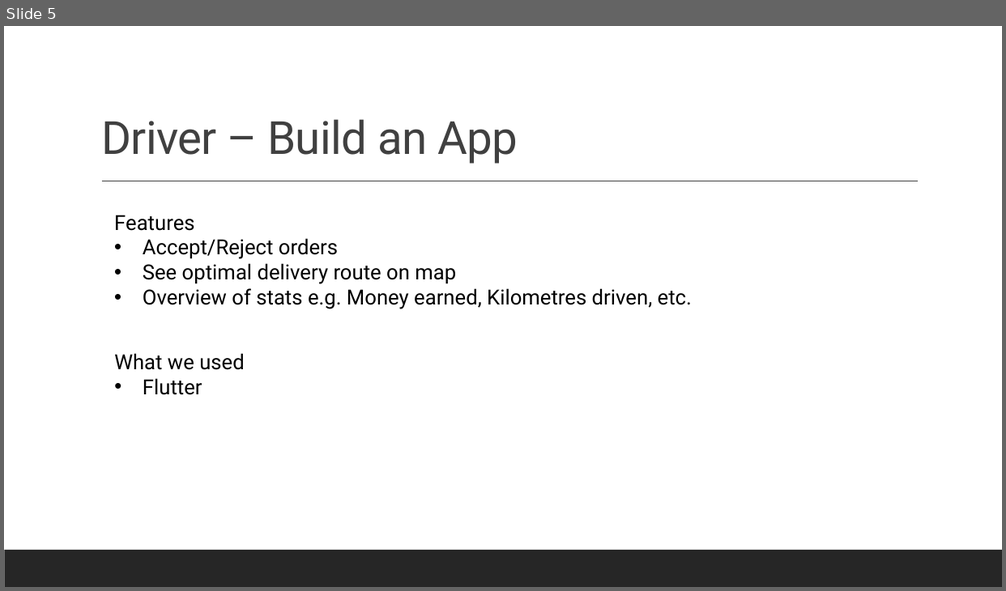
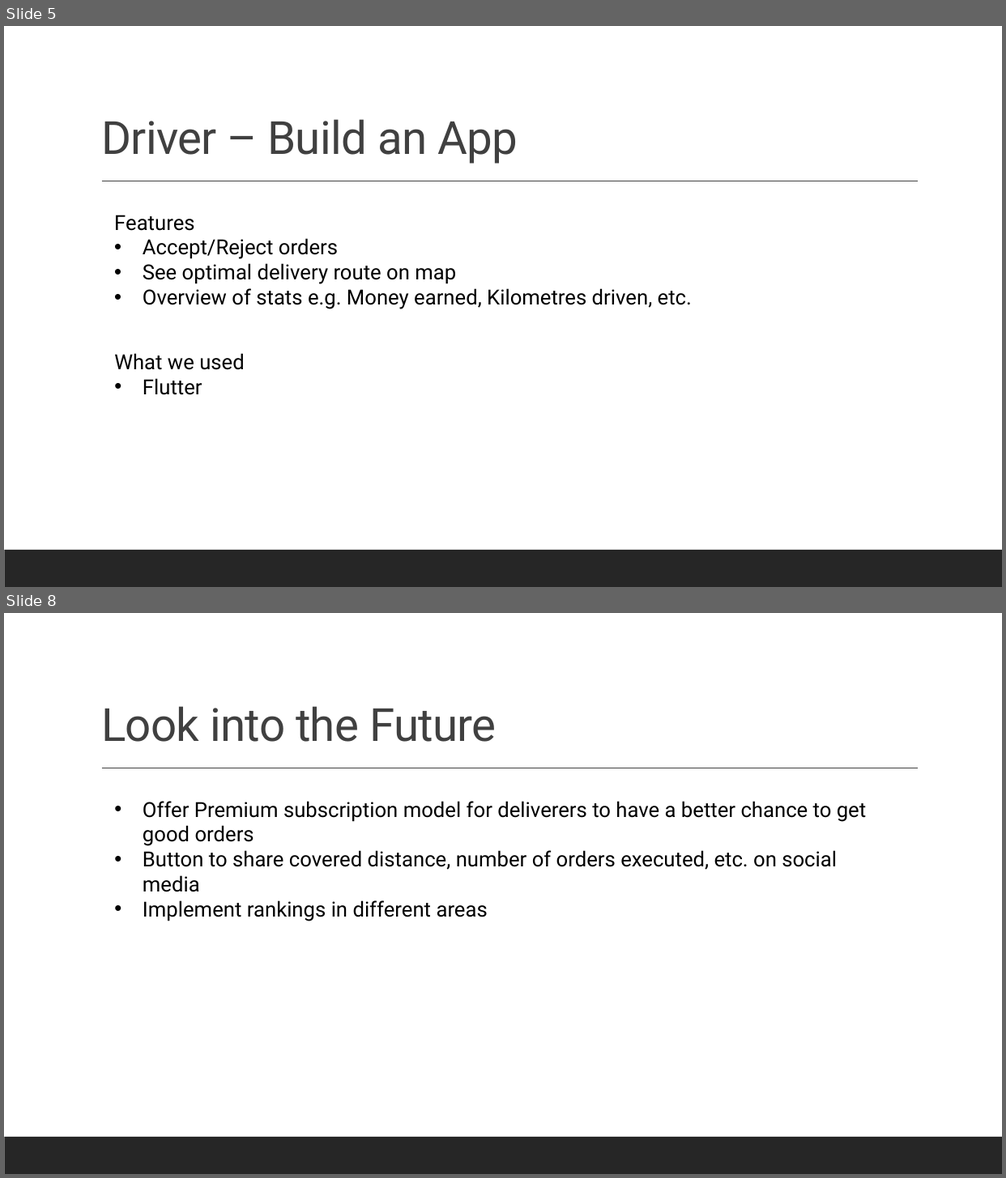
Before and after one commit to AlbinMamuti/PTV_BDI_B, a slide deck: Presentation.pptx. Shown one above the other, each under a label of ours: slide 5 before the commit, slides 5 and 8 after it; the slides between them are not shown. The pictures are 1006x591 and 1006x1178 pixels, drawn with LibreOffice and Linux fonts; fonts in the diff are those of the drawing. Boxes give left, top, right and bottom in pixels: in the first picture for what was removed or moved away, otherwise in the second. Text is boxed around its words. In the diff, an @@ line names an element or a change of style, - is before the commit and + after.

```diff
--- a/Presentation.pptx
+++ b/Presentation.pptx
@@ slide 8 added at (4,613,1002,1174), background #FFFFFF; not listed: 2 template elements that a slide beside it also shows @@
@@ title added at (101,706,496,742), 44 pt, text #404040 @@
+Look into the Future
@@ text added at (143,801,866,922), 20 pt, text #000000 @@
+• Offer Premium subscription model for deliverers to have a better chance to get good orders
+• Button to share covered distance, number of orders executed, etc. on social media
+• Implement rankings in different areas
```
Also in this commit, not shown: 2 slides changed, 1 other slide added, 1 slide removed, 1 other file.
